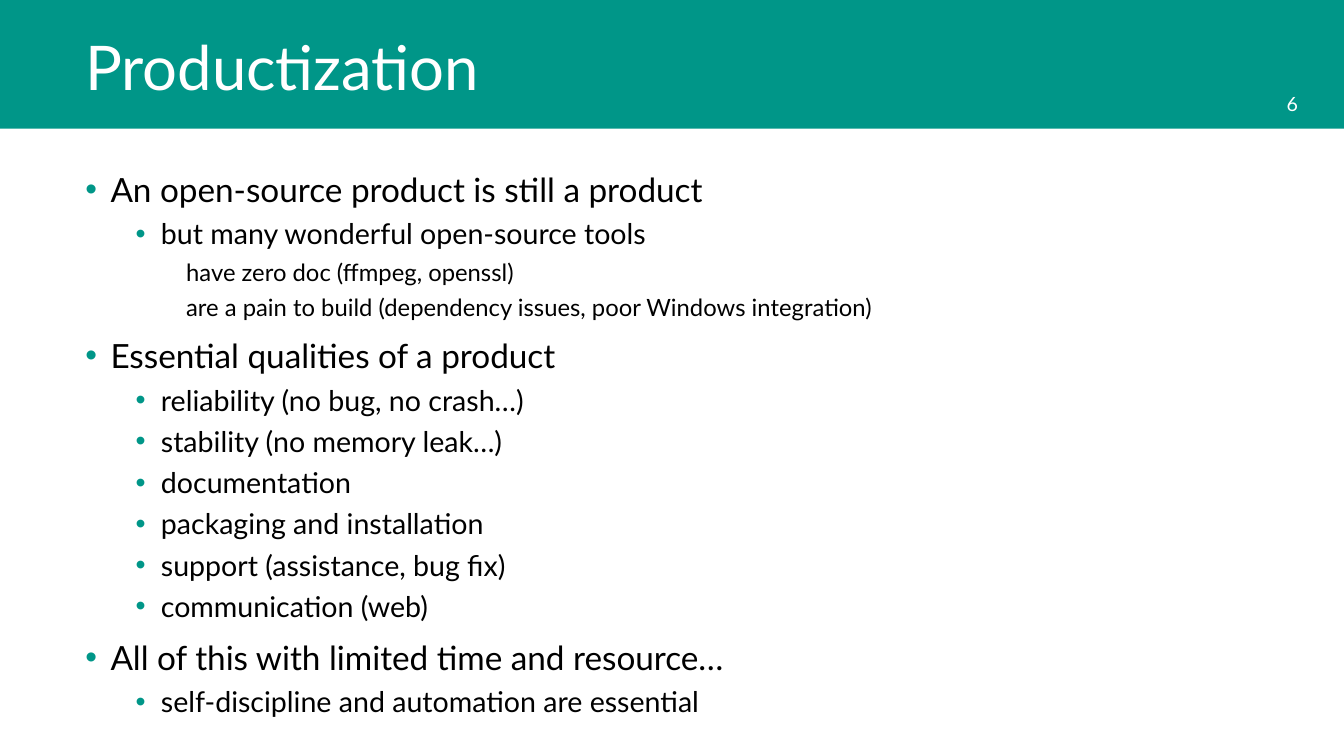
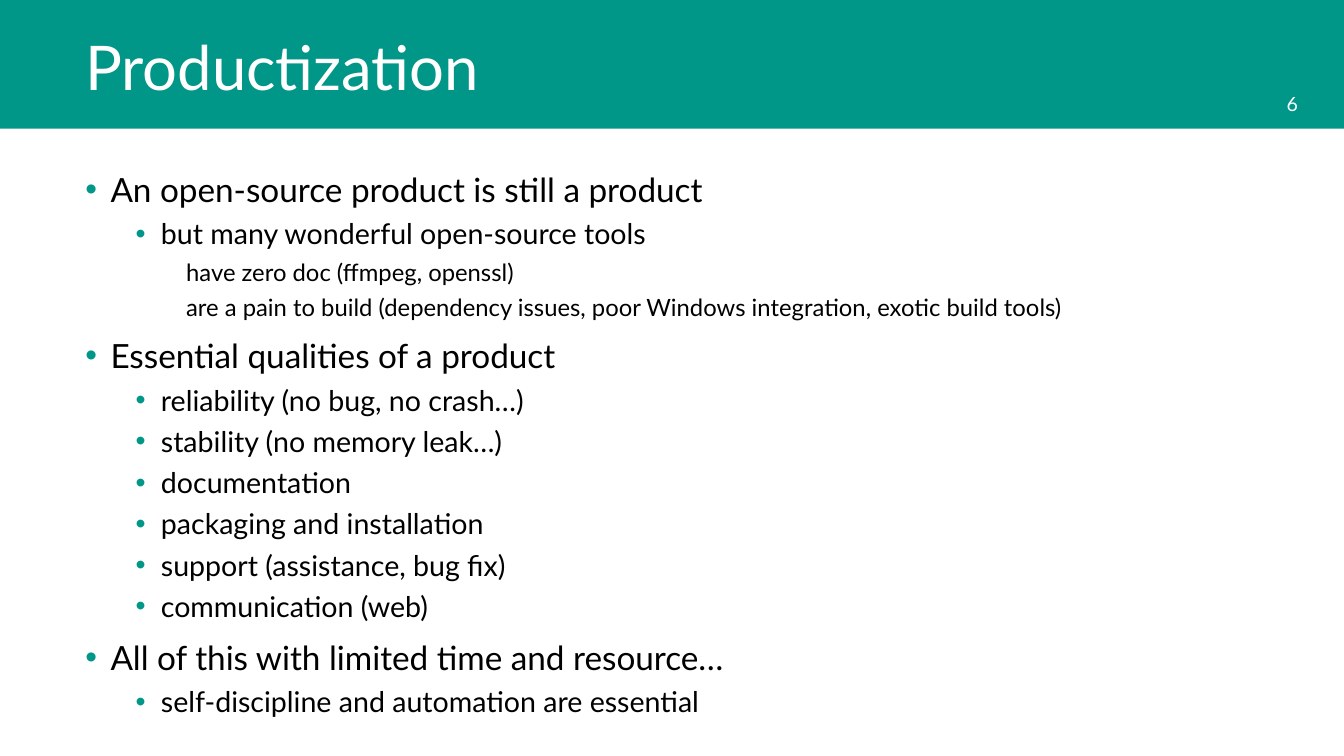
Before and after one commit to tsduck/tsduck, a slide deck: slide 6 of doc/tsduck-project.pptx. Drawn at 1344x756 pixels with LibreOffice and Linux fonts; fonts in the diff are those of the drawing; background and template pictures are left out. Boxes give left, top, right and bottom in pixels: in the first picture for what was removed or moved away, otherwise in the second. Text is boxed around its words. In the diff, an @@ line names an element or a change of style, - is before the commit and + after.

```diff
--- a/doc/tsduck-project.pptx
+++ b/doc/tsduck-project.pptx
@@ text at [186,297,1061,321]: text changed @@
-    are a pain to build (dependency issues, poor Windows integration)
+    are a pain to build (dependency issues, poor Windows integration, exotic build tools)
```
Also in this commit, not shown: 9 other slides changed, 8 other files.
